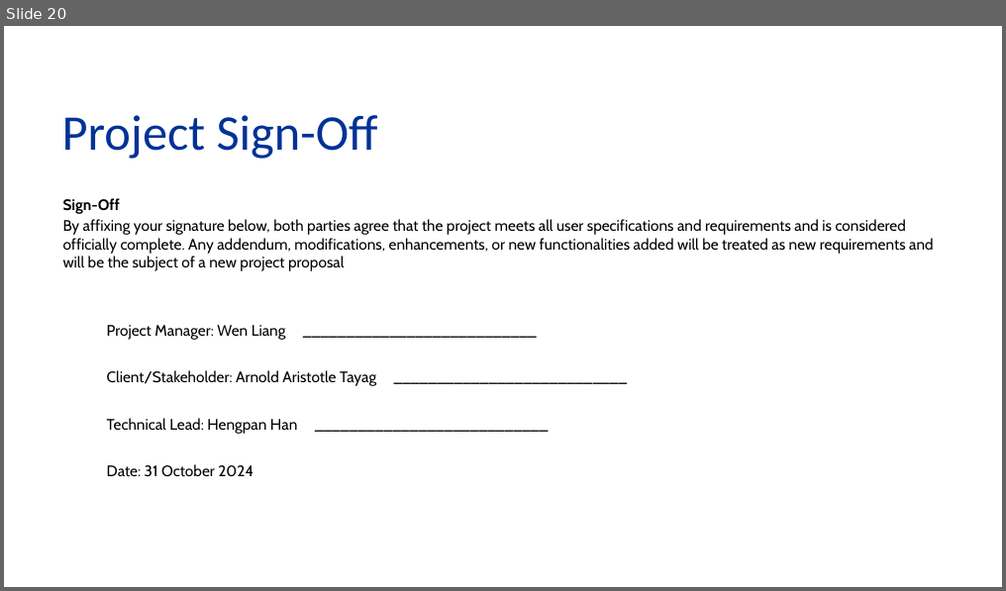
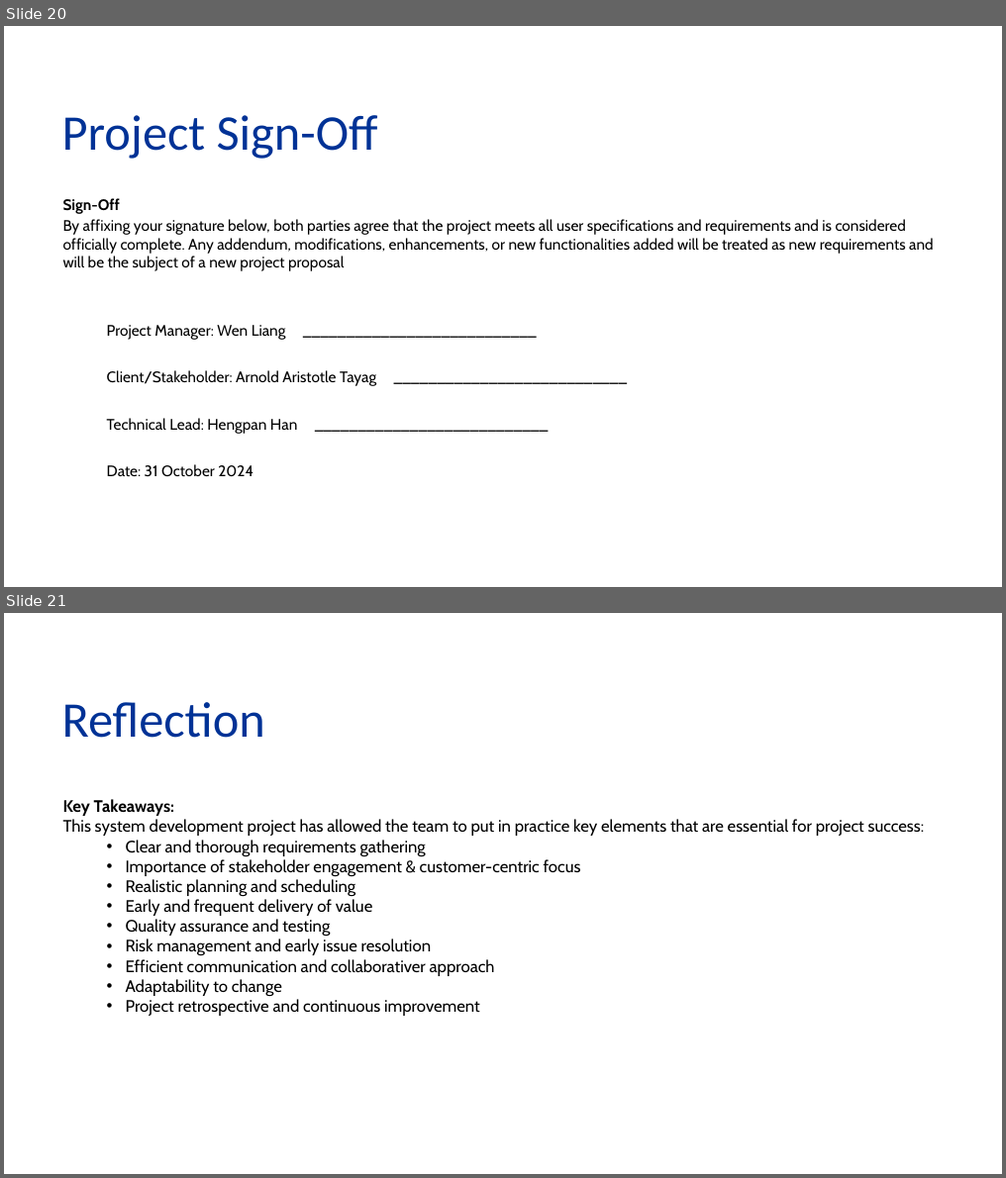
Before and after one commit to aamtayag/mse800-assessment2, a slide deck: docs/mse800_assess2.pptx. Shown one above the other, each under a label of ours: slide 20 before the commit, slides 20 and 21 after it. The pictures are 1006x591 and 1006x1178 pixels, drawn with LibreOffice and Linux fonts; fonts in the diff are those of the drawing; background and template pictures are left out. Boxes give left, top, right and bottom in pixels: in the first picture for what was removed or moved away, otherwise in the second. Text is boxed around its words. In the diff, an @@ line names an element or a change of style, - is before the commit and + after.

```diff
--- a/docs/mse800_assess2.pptx
+++ b/docs/mse800_assess2.pptx
@@ slide 21 added at box(4, 613, 1002, 1174), background picture (left out) @@
@@ title added at box(62, 702, 265, 738), 36 pt, text #003296 @@
+Reflection
@@ text added at box(63, 799, 925, 1016), 12 pt, text #000000 @@
+Key Takeaways:
+This system development project has allowed the team to put in practice key elements that are essential for project success:
+  • Clear and thorough requirements gathering
+  • Importance of stakeholder engagement & customer-centric focus
+  • Realistic planning and scheduling
+  • Early and frequent delivery of value
+  • Quality assurance and testing
+  • Risk management and early issue resolution
+  • Efficient communication and collaborativer approach
+  • Adaptability to change
+  • Project retrospective and continuous improvement
```
